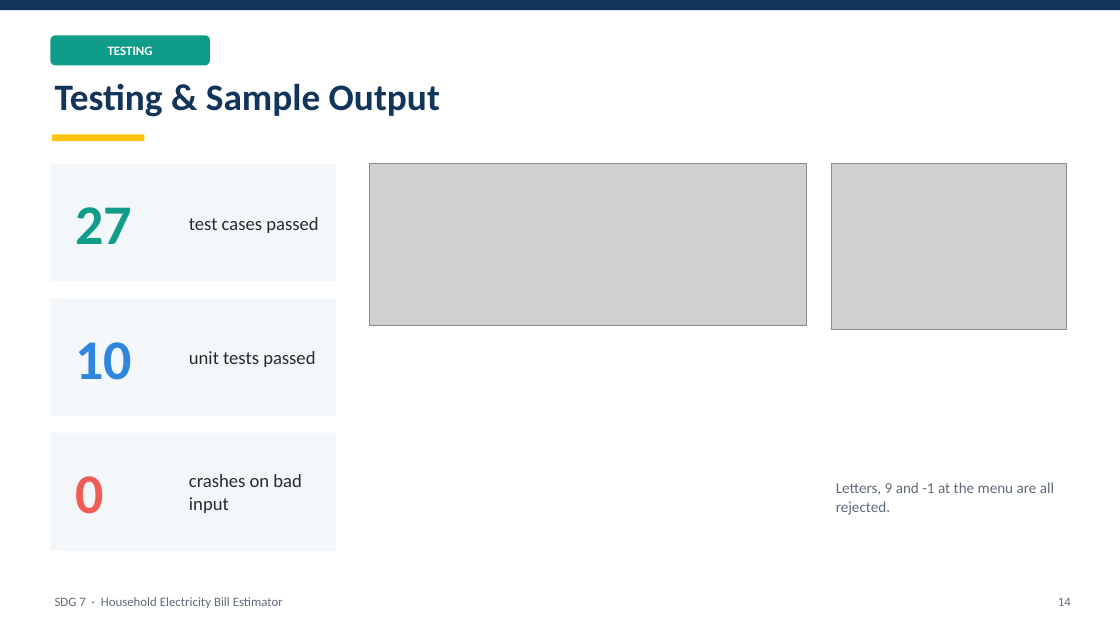
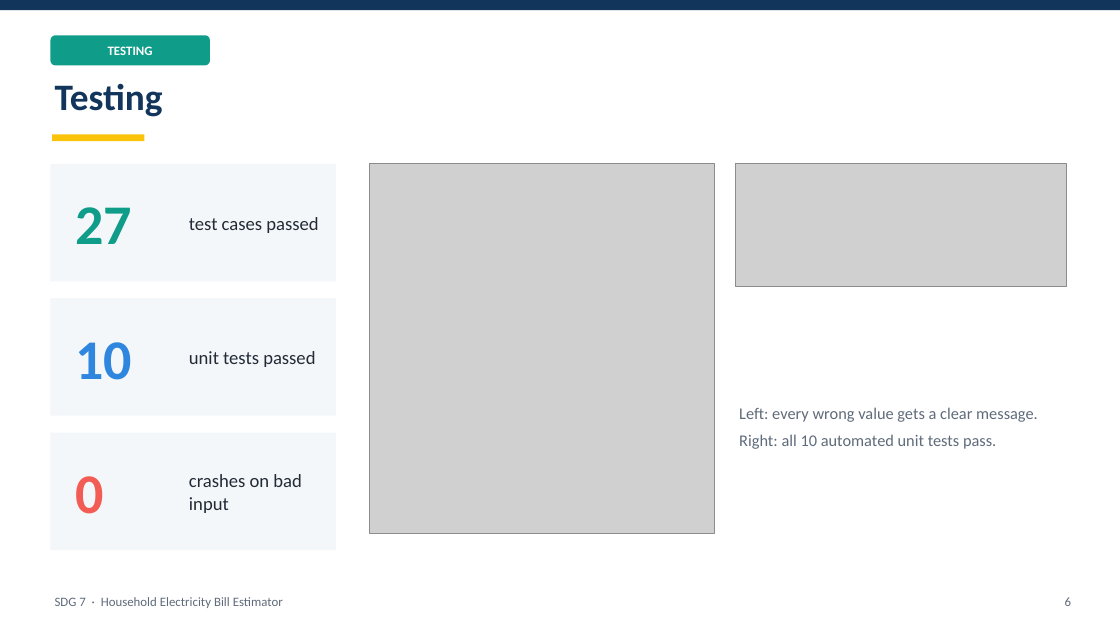
Before and after one commit to mh9d/ELT, a slide deck: slide 6 of docs/Slides_SDG7_Electricity_Bill_Estimator.pptx (slide 14 before the commit). Drawn at 1120x630 pixels with LibreOffice and Linux fonts; fonts in the diff are those of the drawing; grey boxes stand for pictures. Boxes give left, top, right and bottom in pixels: in the first picture for what was removed or moved away, otherwise in the second. Text is boxed around its words. In the diff, an @@ line names an element or a change of style, - is before the commit and + after.

```diff
--- a/docs/Slides_SDG7_Electricity_Bill_Estimator.pptx
+++ b/docs/Slides_SDG7_Electricity_Bill_Estimator.pptx
@@ text at (55,83,163,117): text changed @@
-Testing & Sample Output
+Testing
@@ picture: place and size @@
-picture at (370,164,807,325)
+picture at (370,164,714,534)
@@ picture: place and size @@
-picture at (832,164,1067,330)
+picture at (735,164,1067,287)
@@ text at (739,407,1038,449): text changed; size 13 to 14 pt @@
-Letters, 9 and -1 at the menu are all rejected.
+Left: every wrong value gets a clear message.
+Right: all 10 automated unit tests pass.
@@ text at (1065,597,1071,606): text changed @@
-14
+6
```
Also in this commit, not shown: 2 other slides changed, 4 slides added, 15 slides removed, 1 other file.
